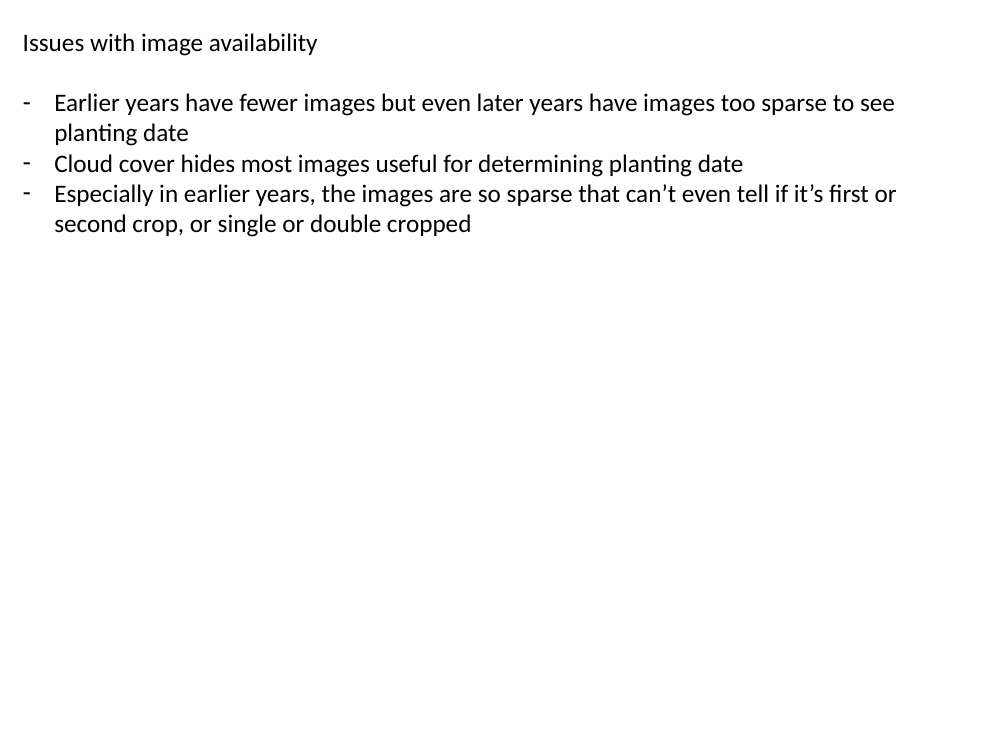
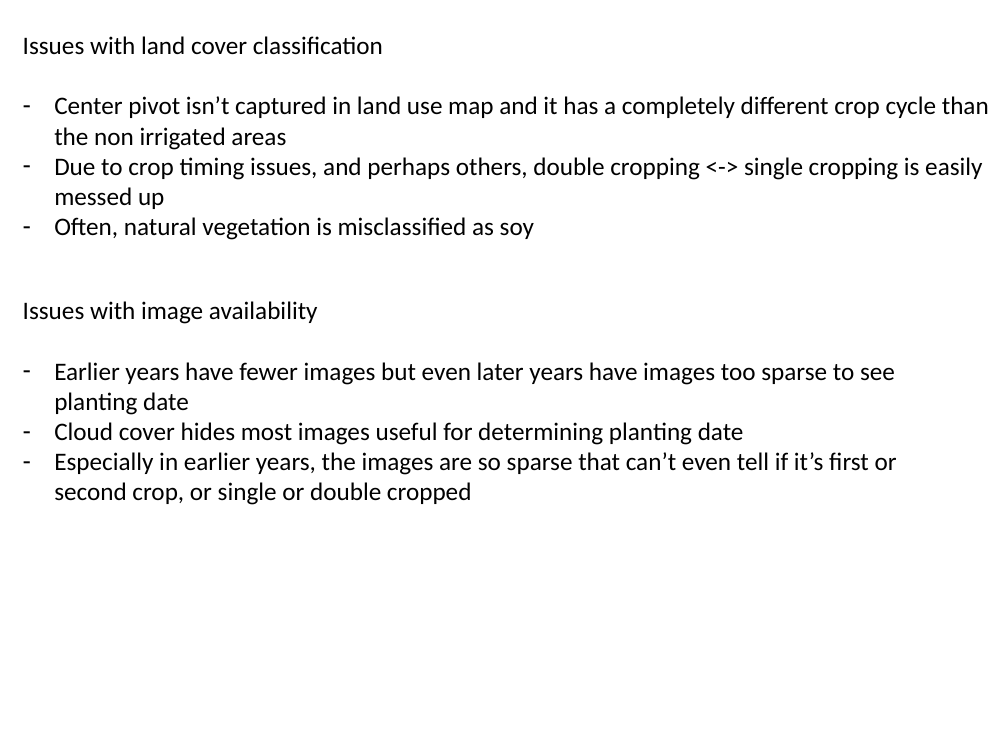
Before and after one commit to minghui-zhang/Meeting, a slide deck: slide 20 of January 4 2018.pptx (slide 5 before the commit). Drawn at 1008x756 pixels with LibreOffice and Linux fonts; fonts in the diff are those of the drawing. Boxes give left, top, right and bottom in pixels: in the first picture for what was removed or moved away, otherwise in the second. Text is boxed around its words. In the diff, an @@ line names an element or a change of style, - is before the commit and + after.

```diff
--- a/January 4 2018.pptx
+++ b/January 4 2018.pptx
@@ text added at [23, 36, 989, 240], 18 pt, text #000000 @@
+Issues with land cover classification
+– Center pivot isn’t captured in land use map and it has a completely different crop cycle than the non irrigated areas
+– Due to crop timing issues, and perhaps others, double cropping <-> single cropping is easily messed up
+– Often, natural vegetation is misclassified as soy
@@ text "Issues with image availability": place and size @@
-text "Issues with image availability" at [23, 33, 897, 237]
+text "Issues with image availability" at [23, 301, 897, 505]
```
Also in this commit, not shown: 13 other slides changed, 4 slides added, 2 slides removed.
